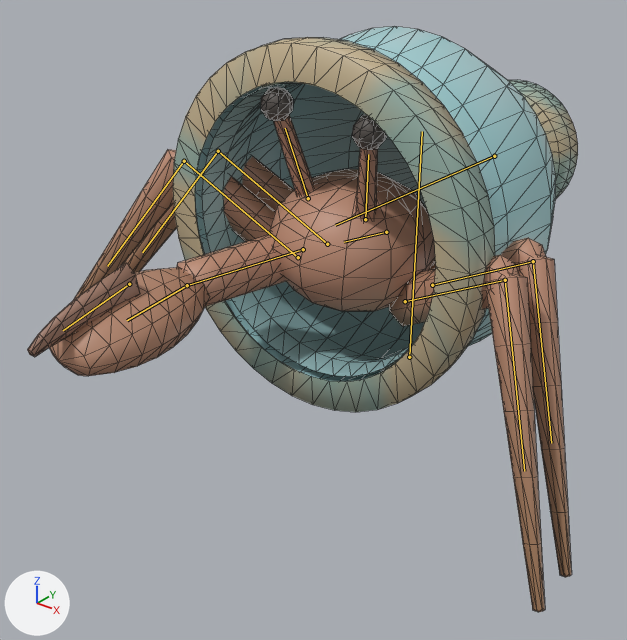
The glTF model assets/creatures/bottle_hermit/bottle_hermit.glb as it was, and as the next commit left it.
The view is the same before and after, from a camera (50 mm lens) standing at (0.557, -0.909, 0.569) and looking at (-0.02, -0.187, 0.122). The lights are fixed; the arrows at lower left show +X, +Y and +Z. The first picture is the older version. Both versions are drawn at frame 3 of the action 'hit_b'; the numbers are the values there. The bones that bend it are drawn over the model as lines. Mesh edges are drawn as thin lines.

In view in the first picture: 'bottle_hermit'.
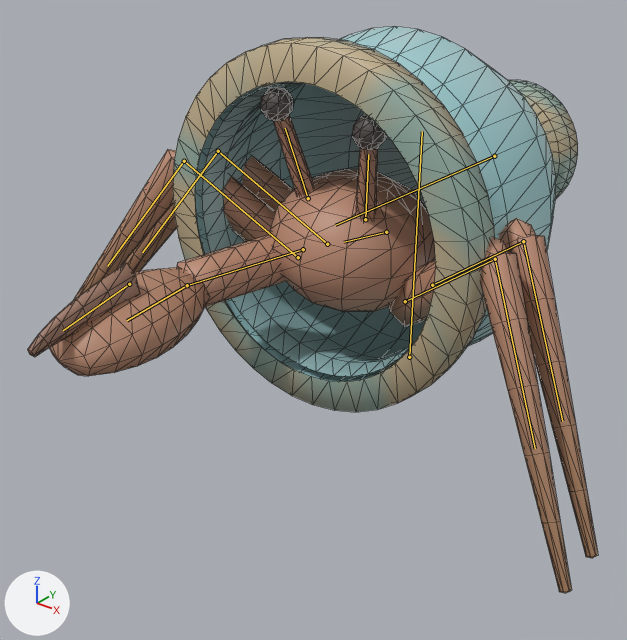
What the commit changed:
Bone 'leg_l0_a' (bone_leg_l0_a) turns from (0, 0, 0) to (6, 2, 4) degrees about its own x, y and z.
Bone 'leg_l1_a' (bone_leg_l1_a) turns from (0, 0, 0) to (6, 2, 4) degrees about its own x, y and z.

Boxes (x1, y1, x2, y2) around the edits, measured in the pictures (627 x 640 px):
'bottle_hermit', posed: before (27, 26, 578, 612); after (27, 26, 598, 593)
bone 'leg_l0_a', root to tip: before (405, 301) to (505, 280); after (405, 301) to (495, 259)
bone 'leg_l1_a', root to tip: before (432, 285) to (533, 261); after (432, 285) to (523, 241)
